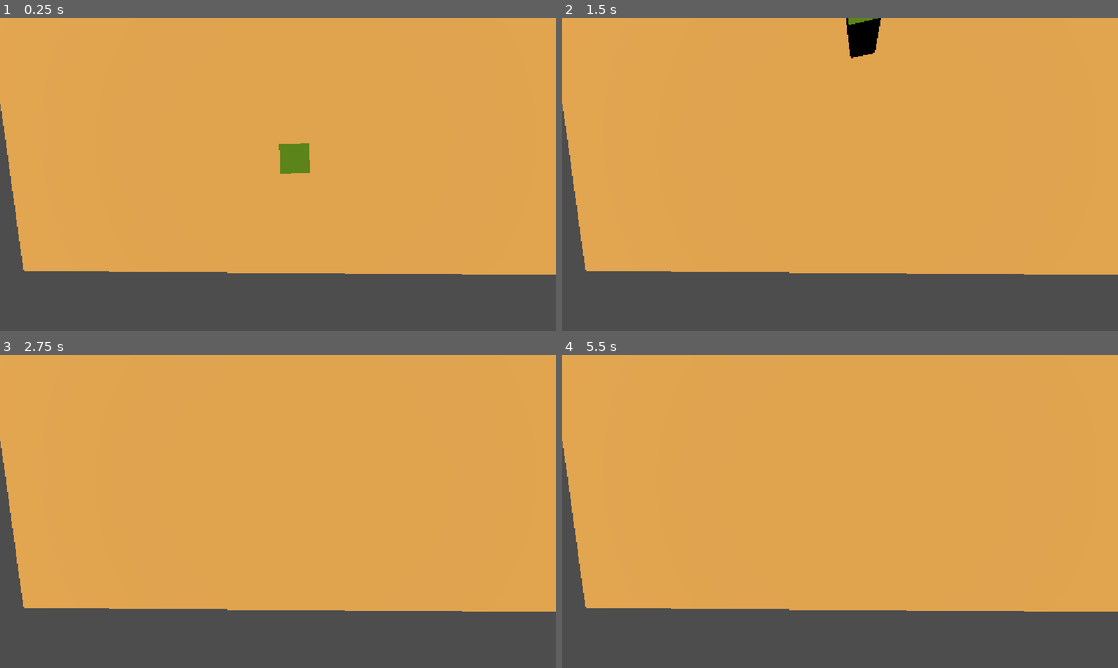
Above: before the commit, frames 1-4 (two rows, left to right).
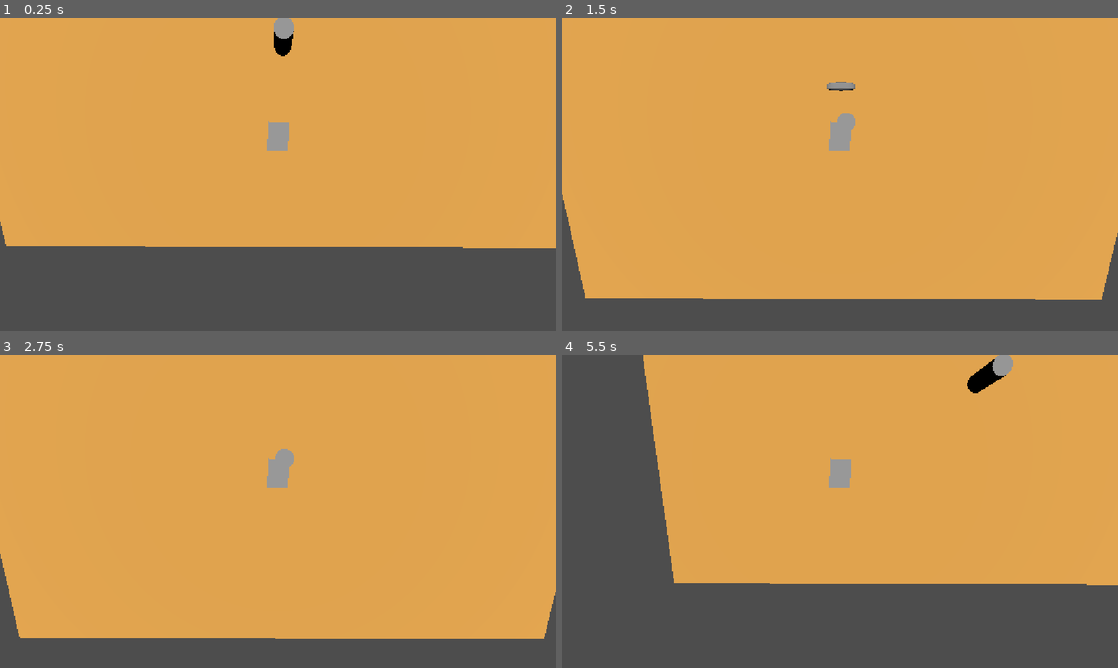
Above: after the commit, the same moments.

Repository: tarrique-santos/smoke-gun
Game: Godot game, scene res://scenes/main.tscn
The game is run twice, just before and just after one commit, with the same random seed, the same clock (stepped at 60 frames per second) and the same inputs. The project has no main scene, so this scene is started directly.
Inputs (mouse positions are in pixels of both pictures, inside the frame that each line leads up to):
- Up to frame 1 (0.25 s): no input
- Up to frame 2 (1.5 s): tap Enter (ui_accept) at 0.5, 0.77 s; move the mouse to (867, 174) at 0.52 s; hold W from 0.53 s (still down); click (867, 174) at 0.67 s; move the mouse to (812, 174) at 1.27 s; click (812, 174) at 1.42 s
- Up to frame 3 (2.75 s): keep holding W; tap Enter (ui_accept) at 1.52 s; move the mouse to (289, 505) at 2.02 s; click (289, 505) at 2.17 s
- Up to frame 4 (5.5 s): tap Enter (ui_accept) at 2.75, 3.02, 3.77, 4.25, 4.52 s; move the mouse to (834, 517) at 2.77 s; click (834, 517) at 2.92 s; move the mouse to (878, 514) at 3.52 s; click (878, 514) at 3.67 s; tap Escape (ui_cancel) at 4.15 s; move the mouse to (673, 464) at 4.27 s; release W at 4.28 s; hold A 4.28-5.03 s; click (673, 464) at 4.42 s; move the mouse to (867, 511) at 5.02 s; hold S from 5.03 s (still down); click (867, 511) at 5.17 s

The runs differ from the first frame. In frame 1, 10% of the frame differs, in the area x 0-100%, y 0-82%; in frame 2, 9.9%; in frame 3, 10%; in frame 4, 21%.

Commit message:
Adição de código base

Diff:
--- /dev/null
+++ b/scenes/bullet.tscn
@@ -0,0 +1,21 @@
+[gd_scene format=3 uid="uid://dm0xtjmeewadi"]
+
+[ext_resource type="Script" uid="uid://bo8obrt1v7sy8" path="res://scripts/bullet.gd" id="1_mkf8s"]
+
+[sub_resource type="CapsuleShape3D" id="CapsuleShape3D_yf5fn"]
+
+[sub_resource type="CapsuleMesh" id="CapsuleMesh_g4v7s"]
+
+[node name="Bullet" type="Area3D" unique_id=780159524]
+transform = Transform3D(-0.0069123534, -2.0574246e-10, -0.19999811, 1.3891479e-07, -0.541, 0, -1.588985, -4.7295273e-08, 0.00087002566, 0, 0, 0)
+script = ExtResource("1_mkf8s")
+
+[node name="CollisionShape3D" type="CollisionShape3D" parent="." unique_id=1635458289]
+transform = Transform3D(0.9999583, 0, 0, 0, 0.10398542, 0.99457884, 7.450581e-09, -0.99457884, 0.10398542, 0, 0, 0)
+shape = SubResource("CapsuleShape3D_yf5fn")
+
+[node name="MeshInstance3D" type="MeshInstance3D" parent="." unique_id=656444004]
+transform = Transform3D(0.992, 2.6051397e-09, -3.4919212e-10, 0, 0.117508404, 0.9921556, 2.7709903e-09, -0.93262625, 0.12500894, 0, 0, 0)
+mesh = SubResource("CapsuleMesh_g4v7s")
+
+[connection signal="body_entered" from="." to="." method="_on_body_entered"]
--- /dev/null
+++ b/scenes/enemy.tscn
@@ -0,0 +1,14 @@
+[gd_scene format=3 uid="uid://3p2yolyfl648"]
+
+[sub_resource type="CylinderMesh" id="CylinderMesh_g4v7s"]
+
+[sub_resource type="CylinderShape3D" id="CylinderShape3D_yf5fn"]
+
+[node name="Enemy" type="StaticBody3D" unique_id=741849424]
+transform = Transform3D(1, 0, 0, 0, 1, 0, 0, 0, 1, 0.027551293, 0.81345844, -0.054591417)
+
+[node name="MeshInstance3D" type="MeshInstance3D" parent="." unique_id=2012196658]
+mesh = SubResource("CylinderMesh_g4v7s")
+
+[node name="CollisionShape3D" type="CollisionShape3D" parent="." unique_id=518132275]
+shape = SubResource("CylinderShape3D_yf5fn")
--- a/scenes/main.tscn
+++ b/scenes/main.tscn
@@ -1,16 +1,23 @@
 [gd_scene format=3 uid="uid://bufcxha760247"]
 
+[ext_resource type="Script" uid="uid://m5ruqhmf30sr" path="res://scripts/main.gd" id="1_jyhfs"]
 [ext_resource type="PackedScene" uid="uid://b32nnc71nxvnc" path="res://scenes/player.tscn" id="1_o5qli"]
+[ext_resource type="PackedScene" uid="uid://3p2yolyfl648" path="res://scenes/enemy.tscn" id="2_0wfyh"]
+[ext_resource type="AudioStream" uid="uid://dfooqq83lrxn6" path="res://sounds/soundtracks/3. Whispers in the Sand.wav" id="3_sugp2"]
 
 [sub_resource type="StandardMaterial3D" id="StandardMaterial3D_kmqqp"]
 albedo_color = Color(0.8728726, 0.6307715, 0.28496087, 1)
 
 [sub_resource type="PlaneMesh" id="PlaneMesh_g4v7s"]
-size = Vector2(80, 30)
+size = Vector2(220, 40)
 
-[sub_resource type="WorldBoundaryShape3D" id="WorldBoundaryShape3D_p8web"]
+[sub_resource type="BoxShape3D" id="BoxShape3D_o5qli"]
+size = Vector3(220, 1, 40)
+
+[sub_resource type="PhysicsMaterial" id="PhysicsMaterial_g2els"]
 
 [node name="Main" type="Node3D" unique_id=1958021764]
+script = ExtResource("1_jyhfs")
 
 [node name="StaticBody3D" type="StaticBody3D" parent="." unique_id=1469863411]
 
@@ -19,14 +26,19 @@
 mesh = SubResource("PlaneMesh_g4v7s")
 
 [node name="CollisionShape3D" type="CollisionShape3D" parent="StaticBody3D" unique_id=1201549335]
-transform = Transform3D(1, 0, 0, 0, 1, 0, 0, 0, 1, 0.05628319, 0.44988424, -0.2090452)
-shape = SubResource("WorldBoundaryShape3D_p8web")
+transform = Transform3D(1, 0, 0, 0, 1, 0, 0, 0, 1, -0.07984811, 0.44988424, -0.04065895)
+shape = SubResource("BoxShape3D_o5qli")
 
 [node name="Player" parent="." unique_id=979833523 instance=ExtResource("1_o5qli")]
-transform = Transform3D(1, 0, 0, 0, 1, 0, 0, 0, 1, 34.48694, 0, 0)
-
-[node name="Camera3D" type="Camera3D" parent="." unique_id=1735913908]
-transform = Transform3D(0.04071054, -0.99641615, -0.07414439, -0.0853709, -0.077403344, 0.9933382, -0.9955172, -0.034109555, -0.08821607, 34.48694, 9.495443, -0.032718614)
+transform = Transform3D(-0.9999141, 0, 0.013111247, 0, 1, 0, -0.013111247, 0, -0.9999141, 102.39377, 1.2914085, 0.26709902)
 
 [node name="DirectionalLight3D" type="DirectionalLight3D" parent="." unique_id=79887813]
 transform = Transform3D(1, 0, 0, 0, -4.371139e-08, 1, 0, -1, -4.371139e-08, 0, 4, 0)
+
+[node name="Enemy" parent="." unique_id=741849424 instance=ExtResource("2_0wfyh")]
+transform = Transform3D(1, 0, 0, 0, 1, 0, 0, 0, 1, 96.914536, 1.7098467, 0)
+physics_material_override = SubResource("PhysicsMaterial_g2els")
+
+[node name="soundtrack" type="AudioStreamPlayer3D" parent="." unique_id=2106870703]
+stream = ExtResource("3_sugp2")
+autoplay = true
--- a/scenes/player.tscn
+++ b/scenes/player.tscn
@@ -1,6 +1,7 @@
 [gd_scene format=3 uid="uid://b32nnc71nxvnc"]
 
 [ext_resource type="Script" uid="uid://c1tj2hwebylcj" path="res://scripts/player.gd" id="1_3vyb7"]
+[ext_resource type="Script" uid="uid://bpw73v6fvjqtw" path="res://scripts/camera.gd" id="2_g2els"]
 
 [sub_resource type="BoxShape3D" id="BoxShape3D_wfe2c"]
 size = Vector3(1, 2.116333, 1)
@@ -12,7 +13,12 @@
 size = Vector3(1, 2.100708, 1)
 
 [node name="Player" type="CharacterBody3D" unique_id=979833523]
+transform = Transform3D(-0.0027708218, 0, 0.9999962, 0, 1, 0, -0.9999962, 0, -0.0027708218, 0, 0, 0)
 script = ExtResource("1_3vyb7")
+
+[node name="Camera3D" type="Camera3D" parent="." unique_id=1666176881]
+transform = Transform3D(0.04071054, -0.9964162, -0.0741444, -0.0853709, -0.07740335, 0.9933381, -0.9955172, -0.034109555, -0.08821608, 34.48694, 9.495443, -0.032718614)
+visible = false
 
 [node name="CollisionShape3D" type="CollisionShape3D" parent="." unique_id=171556199]
 transform = Transform3D(1, 0, 0, 0, 1, 0, 0, 0, 1, 0, 0.567039, 0)
@@ -22,3 +28,20 @@
 transform = Transform3D(1, 0, 0, 0, 1, 0, 0, 0, 1, 0, 0.550354, 0)
 material_override = SubResource("StandardMaterial3D_82n17")
 mesh = SubResource("BoxMesh_es6ng")
+
+[node name="CameraPivot" type="Node3D" parent="." unique_id=458618834]
+
+[node name="Camera3D2" type="Camera3D" parent="CameraPivot" unique_id=263583610]
+transform = Transform3D(0.016497489, 0.9865547, 0.16259731, 3.083984e-09, -0.16261944, 0.98668885, 0.999864, -0.01627787, -0.0026828137, 0, 12.332727, 0)
+current = true
+script = ExtResource("2_g2els")
+
+[node name="CSGBox3D" type="CSGBox3D" parent="." unique_id=529208997]
+transform = Transform3D(1, 0, 0, 0, 1, 0, 0, 0, 1, 0.1979065, 2, 0)
+size = Vector3(1.3822632, 1, 1)
+
+[node name="RayCast3D" type="RayCast3D" parent="." unique_id=1699382912]
+transform = Transform3D(-0.83892685, 0, 0.5442444, 0, 1, 0, -0.5442444, 0, -0.83892685, 4.1457195, 5.103949, 0.011487095)
+
+[node name="Muzzle" type="Marker3D" parent="." unique_id=1341501145]
+transform = Transform3D(1, 0, 0, 0, 1, 0, 0, 0, 1, 1.9999924, 0, 0.0055416436)
--- /dev/null
+++ b/scripts/bullet.gd
@@ -0,0 +1,18 @@
+extends Area3D
+
+const SPEED = 15.0
+const MAX_DISTANCE = 100.0
+
+var direction = Vector3.ZERO
+var start_position = Vector3.ZERO
+
+func _ready():
+
+	start_position = -global_position
+
+func _process(delta):
+
+	global_position += direction * SPEED * delta
+
+	if global_position.distance_to(start_position) >= MAX_DISTANCE:
+		queue_free()
--- /dev/null
+++ b/scripts/camera.gd
@@ -0,0 +1,6 @@
+extends Node3D
+
+const CAMERA_SPEED = 1.5
+
+#func _process(delta):
+	#global_position.x -= CAMERA_SPEED * delta
--- /dev/null
+++ b/scripts/enemy.gd
@@ -0,0 +1,11 @@
+extends Node
+
+
+# Called when the node enters the scene tree for the first time.
+func _ready() -> void:
+	pass # Replace with function body.
+
+
+# Called every frame. 'delta' is the elapsed time since the previous frame.
+func _process(delta: float) -> void:
+	pass
--- /dev/null
+++ b/scripts/main.gd
@@ -0,0 +1,11 @@
+extends Node
+
+
+# Called when the node enters the scene tree for the first time.
+func _ready():
+	print("musica")
+	$soundtrack.play()
+
+func _on_audio_stream_player_finished():
+	print("musica")
+	$soundtrack.play()
--- a/scripts/player.gd
+++ b/scripts/player.gd
@@ -1,21 +1,37 @@
 extends CharacterBody3D
 
-const SPEED = 5.0
+const SPEED = 10.0
 const JUMP_VELOCITY = 5.0
-const SENSITIVITY = 0.002
+
+const BULLET_SCENE = preload("res://scenes/bullet.tscn")
 
 var gravity = ProjectSettings.get_setting("physics/3d/default_gravity")
 
+@onready var camera_pivot = $CameraPivot
+@onready var muzzle = $Muzzle
+
 func _ready():
-	Input.mouse_mode = Input.MOUSE_MODE_CAPTURED
+	print("Marker:", $Muzzle)
+	print("CameraPivot:", $CameraPivot)
 
 func _input(event):
-	if event is InputEventMouseMotion:
-		rotate_y(-event.relative.x * SENSITIVITY)
 
-	if event.is_action_pressed("ui_cancel"):
-		Input.mouse_mode = Input.MOUSE_MODE_VISIBLE
+	if event is InputEventMouseButton:
+		if event.button_index == MOUSE_BUTTON_LEFT and event.pressed:
+			print("kabummm")
+			shoot()
 
+func shoot():
+
+	var bullet = BULLET_SCENE.instantiate()
+
+	get_tree().current_scene.add_child(bullet)
+
+	bullet.global_position = muzzle.global_position
+
+	bullet.direction = Vector3.LEFT
+
+	print("Tiro criado")
 func _physics_process(delta):
 
 	if not is_on_floor():
@@ -24,32 +40,26 @@
 	if Input.is_action_just_pressed("ui_accept") and is_on_floor():
 		velocity.y = JUMP_VELOCITY
 
-	var input_dir = Vector2.ZERO
+	var dir = Vector3.ZERO
 
 	if Input.is_key_pressed(KEY_D):
-		input_dir.y -= 1
+		dir.z -= 1
 
 	if Input.is_key_pressed(KEY_A):
-		input_dir.y += 1
+		dir.z += 1
 
 	if Input.is_key_pressed(KEY_W):
-		input_dir.x -= 1
+		dir.x -= 1
 
 	if Input.is_key_pressed(KEY_S):
-		input_dir.x += 1
+		dir.x += 1
 
-	input_dir = input_dir.normalized()
+	dir = dir.normalized()
 
-	var direction = (
-		transform.basis *
-		Vector3(input_dir.x, 0, input_dir.y)
-	).normalized()
-
-	if direction:
-		velocity.x = direction.x * SPEED
-		velocity.z = direction.z * SPEED
-	else:
-		velocity.x = move_toward(velocity.x, 0, SPEED)
-		velocity.z = move_toward(velocity.z, 0, SPEED)
+	velocity.x = dir.x * SPEED
+	velocity.z = dir.z * SPEED
 
 	move_and_slide()
+
+	if global_position.y < -10:
+		get_tree().reload_current_scene()
Not shown, added: scripts/bullet.gd.uid
Not shown, added: scripts/camera.gd.uid
Not shown, added: scripts/enemy.gd.uid
Not shown, added: scripts/main.gd.uid
